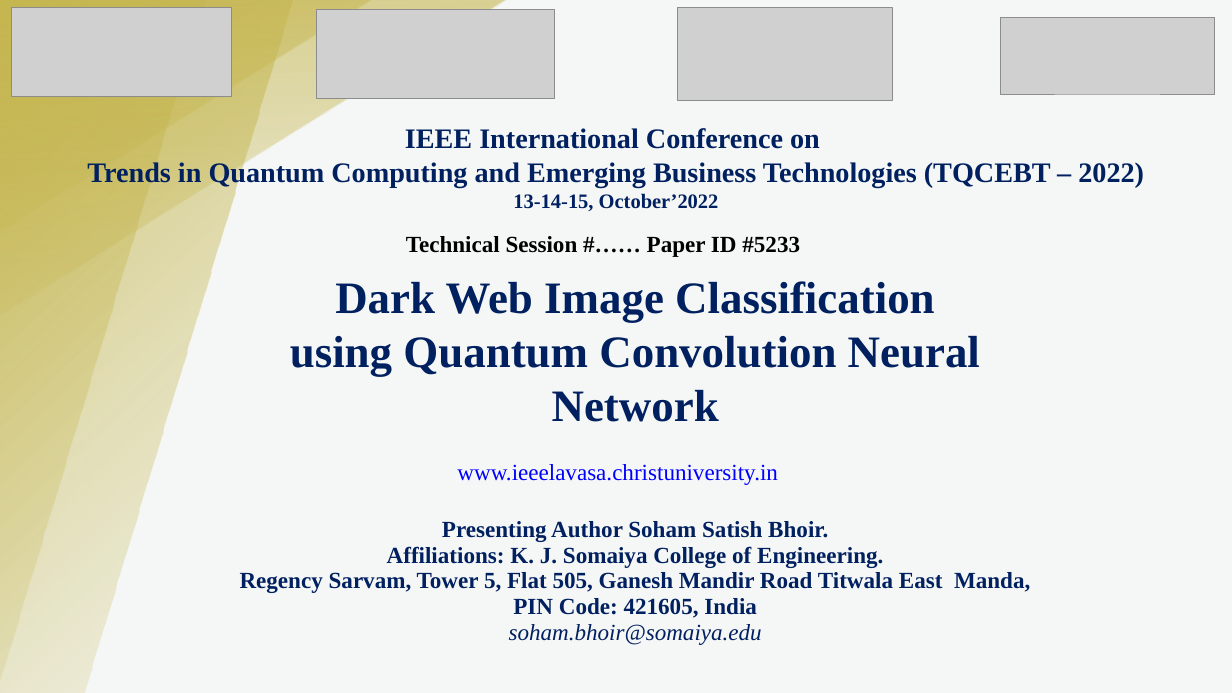
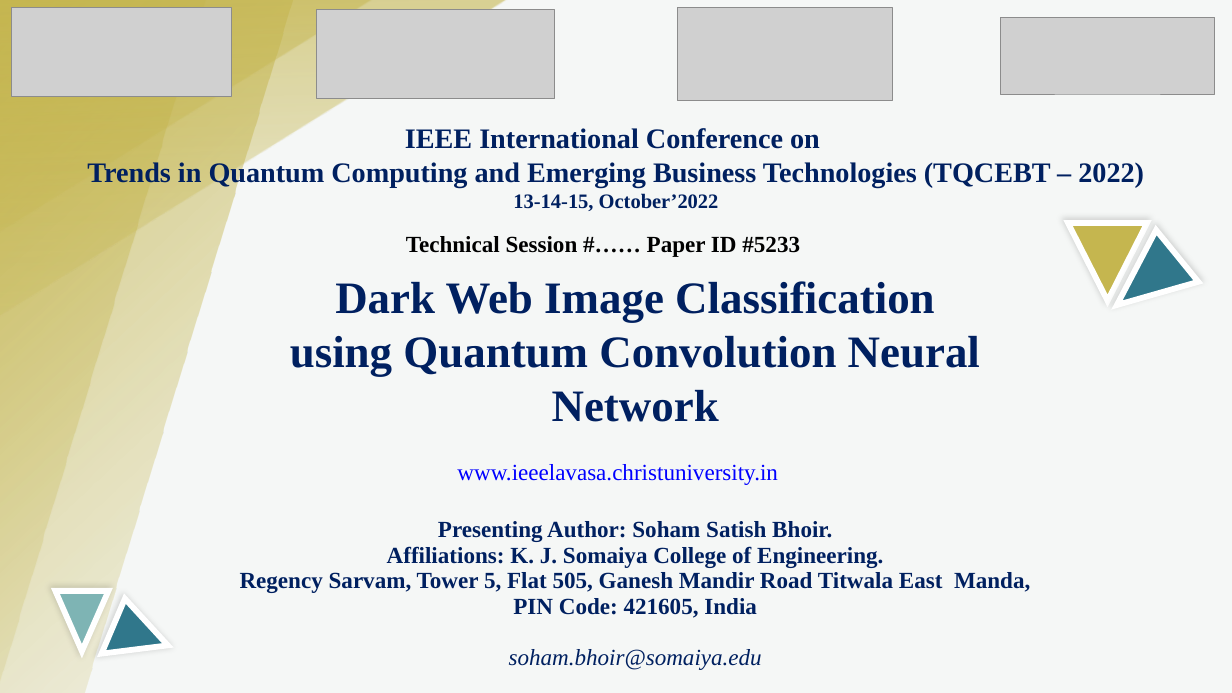
Before and after one commit to Winter-Soren/ConferencePaper-CHRIST-University, a slide deck: slide 1 of PPT/Morph PPT slides.pptx (slide 2 before the commit). Drawn at 1232x693 pixels with LibreOffice and Linux fonts; fonts in the diff are those of the drawing; grey boxes stand for pictures. Boxes give left, top, right and bottom in pixels: in the first picture for what was removed or moved away, otherwise in the second. Text is boxed around its words. In the diff, an @@ line names an element or a change of style, - is before the commit and + after.

```diff
--- a/PPT/Morph PPT slides.pptx
+++ b/PPT/Morph PPT slides.pptx
@@ triangle added at box(1068, 223, 1147, 300), fill #C5B64F, outline #FFFFFF 4.5 pt @@
@@ triangle added at box(1096, 230, 1198, 330), fill #30778B, outline #FFFFFF 4.5 pt @@
@@ table at box(225, 513, 1046, 689) @@
-row 1, column 1: Presenting Author Soham Satish Bhoir. / Affiliations: K. J. Somaiya College of Engineering. / Regency Sarvam, Tower 5, Flat 505, Ganesh Mandir Road Titwala East Manda, PIN Code: 421605, India / soham.bhoir@somaiya.edu
+row 1, column 1: Presenting Author: Soham Satish Bhoir. / Affiliations: K. J. Somaiya College of Engineering. / Regency Sarvam, Tower 5, Flat 505, Ganesh Mandir Road Titwala East Manda, PIN Code: 421605, India / soham.bhoir@somaiya.edu
@@ triangle added at box(55, 591, 108, 651), fill #7EB4B4, outline #FFFFFF 4.5 pt @@
@@ triangle added at box(101, 599, 179, 677), fill #30778B, outline #FFFFFF 4.5 pt @@
```
Also in this commit, not shown: 10 other slides changed, 2 slides added, 17 slides removed.
